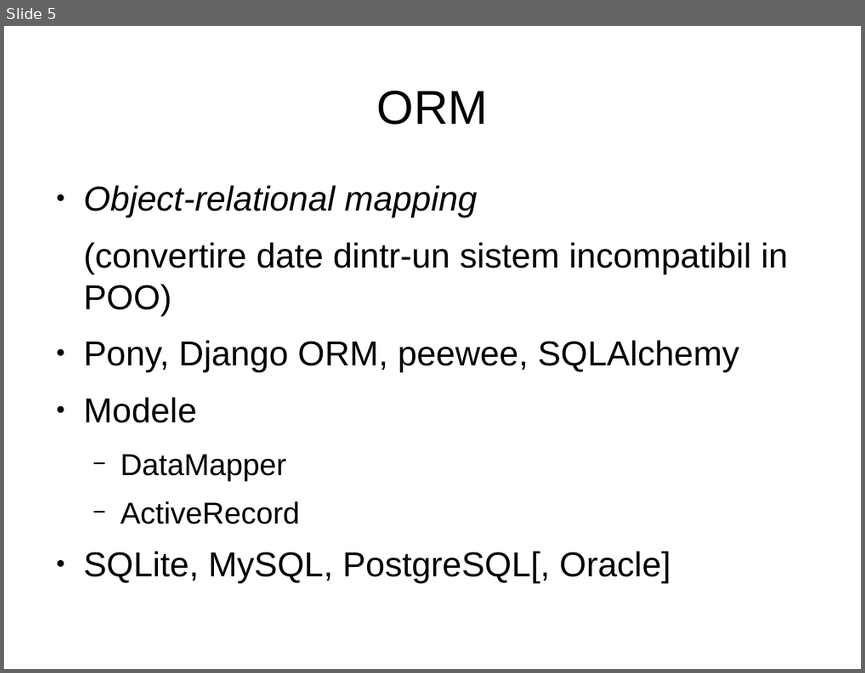
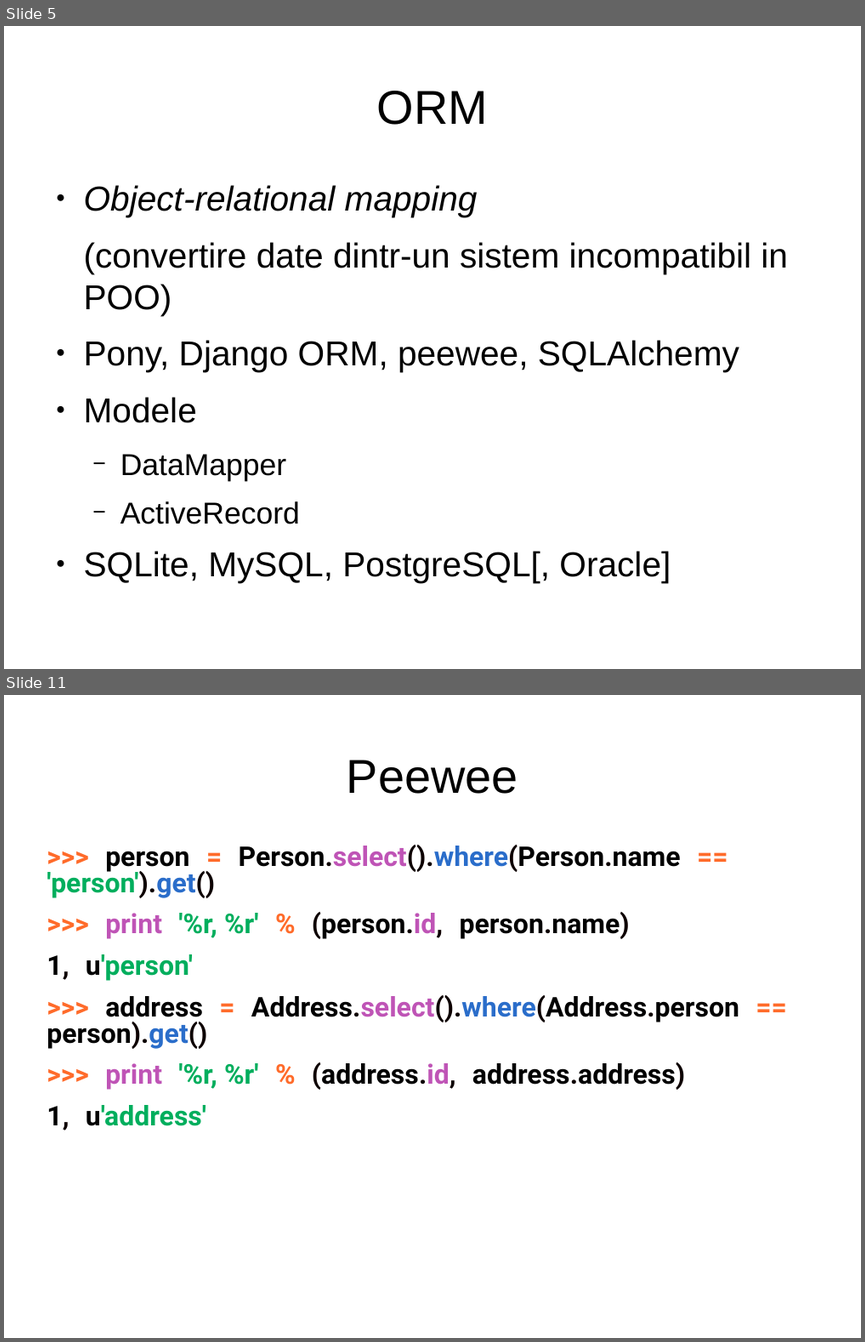
Before and after one commit to RoPython/ropython-presentations, a slide deck: cmiN/1/orm.odp. Shown one above the other, each under a label of ours: slide 5 before the commit, slides 5 and 11 after it; the slides between them are not shown. The pictures are 865x673 and 865x1342 pixels, drawn with LibreOffice and Linux fonts; fonts in the diff are those of the drawing. Boxes give left, top, right and bottom in pixels: in the first picture for what was removed or moved away, otherwise in the second. Text is boxed around its words. In the diff, an @@ line names an element or a change of style, - is before the commit and + after.

```diff
--- a/cmiN/1/orm.odp
+++ b/cmiN/1/orm.odp
@@ slide 11 added at (x1=4, y1=695, x2=861, y2=1338), background #FFFFFF @@
@@ title added at (x1=347, y1=760, x2=518, y2=794), 44 pt, text #000000 @@
+Peewee
@@ text added at (x1=46, y1=845, x2=739, y2=1130), 25.2 pt, text #000000, bold @@
+>>> person = Person.select().where(Person.name == 'person').get()
+>>> print '%r, %r' % (person.id, person.name)
+1, u'person'
+>>> address = Address.select().where(Address.person == person).get()
+>>> print '%r, %r' % (address.id, address.address)
+1, u'address'
```
Also in this commit, not shown: 6 other slides added, 3 slides removed.
